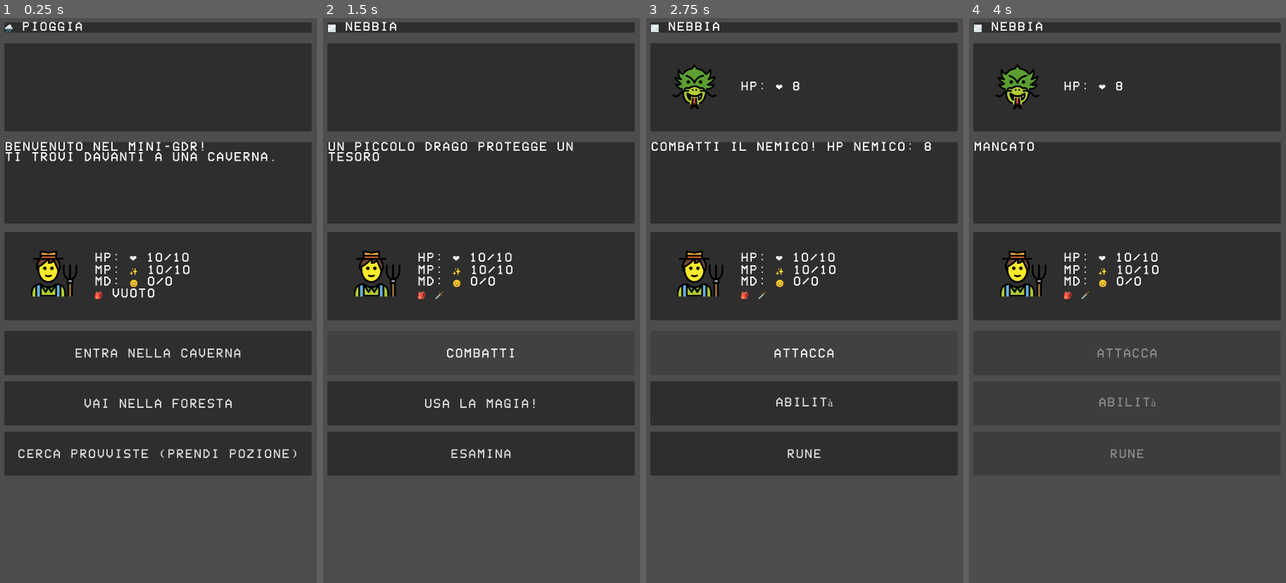
Above: before the commit, frames 1-4 (left to right).
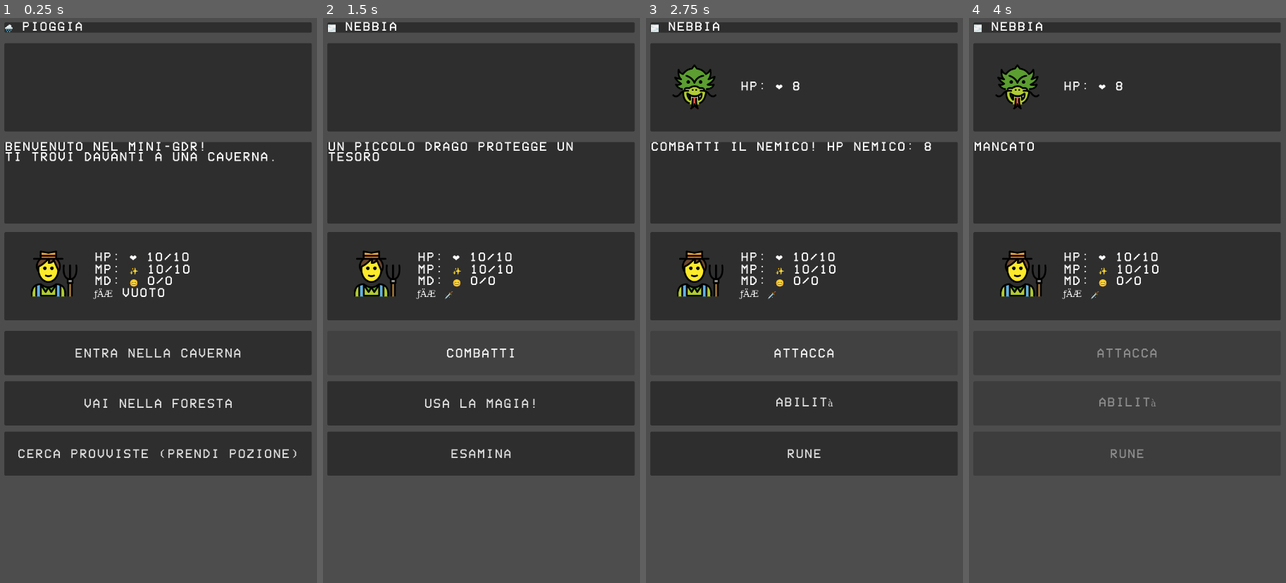
Above: after the commit, the same moments.

Repository: NinNonNan/mini-rpg
Game: Godot game, scene res://game.tscn
Same seed, same stepped clock (60 frames per second), same inputs: the game is played once before the commit and once after it.
Inputs (mouse positions are in pixels of both pictures, inside the frame that each line leads up to):
- Up to frame 1 (0.25 s): no input
- Up to frame 2 (1.5 s): click "Entra nella caverna" at 0.5 s; click "Prendi la spada" at 1.25 s
- Up to frame 3 (2.75 s): click "Combatti" at 2 s
- Up to frame 4 (4 s): click "Attacca" at 2.75 s; tap Enter (ui_accept) at 3.5, 3.77 s; move the mouse to (1197, 272) at 3.52 s; click (1197, 272) at 3.67 s

The runs differ from the first frame. In frame 1, 0.4% of the frame differs, in the area x 29-60%, y 41-50%; in frame 2, 0.3%; in frame 3, 0.3%; in frame 4, 0.3%.

Commit message:
Checkpoint: Game restored to working state (commit b80fb45) - Ready for conservative refactoring integration

Diff:
--- a/game.gd
+++ b/game.gd
@@ -44,9 +44,9 @@
 var equipment: Dictionary = {} # Mappa slot_id -> item_id
 var equipment_slots: Array[String] = ["Mano Destra", "Mano Sinistra", "Corpo", "Testa", "Accessorio"]
 
-# --- Accessori di Proprietà (Getter/Setter) ---
-# --- Compatibilità (Bridge) ---
-# Queste proprietà permettono agli altri script di usare game.health
+# --- Accessori di Propriet├á (Getter/Setter) ---
+# --- Compatibilit├á (Bridge) ---
+# Queste propriet├á permettono agli altri script di usare game.health
 # mentre noi usiamo il sistema dinamico player_energy sotto il cofano.
 var health: int:
 	get: return player_energy.get("life", 0)
@@ -75,9 +75,9 @@
 var current_victory_scene: String = ""
 var current_entity_id: String = ""
 var was_in_combat: bool = false # Aggiunto per tracciare la vittoria in combattimento
-var qte_power_multiplier: float = 0.2 # Moltiplicatore per la velocità del QTE
-
-var qte_context: String = "" # Contesto per sapere perché è stato avviato il QTE
+var qte_power_multiplier: float = 0.2 # Moltiplicatore per la velocit├á del QTE
+
+var qte_context: String = "" # Contesto per sapere perch├® ├¿ stato avviato il QTE
 signal target_clicked(target_type)
 var use_visual_health: bool = true
 var grayscale_material: ShaderMaterial
@@ -204,19 +204,19 @@
 	# ATTENZIONE: Percorso fisso in res://data/. NON MODIFICARE.
 	var definitions_json = StoryLoader.load_json_file("res://data/definitions.json")
 	if definitions_json != null:
-		# Uniamo le definizioni in story_data per mantenere la compatibilità
+		# Uniamo le definizioni in story_data per mantenere la compatibilit├á
 		story_data.merge(definitions_json, true)
 		damage_types_data = definitions_json.get("damage_types", {})
 	else:
 		push_error(tr("error_definitions_load"))
 
-	# Caricamento items separato per modularità
+	# Caricamento items separato per modularit├á
 	# ATTENZIONE: Percorso fisso in res://data/. NON MODIFICARE.
 	var items_json = StoryLoader.load_json_file("res://data/items.json")
 	if items_json != null:
 		item_data = items_json
 
-	# Carica dati entità (player e nemici) da file separato
+	# Carica dati entit├á (player e nemici) da file separato
 	var entities_json = StoryLoader.load_json_file("res://data/entities.json")
 	var player_data = {}
 
@@ -273,8 +273,8 @@
 	# Calcola la % di schivata basata sulle energie "fisiche" attuali.
 	# -------------------------------------------------------------------------
 	# MECCANICA DI SCHIVATA:
-	# La probabilità di evitare un attacco dipende dalla somma delle energie
-	# che hanno la proprietà "bonus": "evasion" definita in definitions.json.
+	# La probabilit├á di evitare un attacco dipende dalla somma delle energie
+	# che hanno la propriet├á "bonus": "evasion" definita in definitions.json.
 	# (Es. Life e Chakra).
 	#
 	# Formula: (Somma Energie Evasione Attuali) * 2%
@@ -300,7 +300,7 @@
 	var new_value = current_value + amount
 
 	if type_id == "life":
-		# La vita può scendere sotto lo 0 per mostrare il danno in eccesso
+		# La vita pu├▓ scendere sotto lo 0 per mostrare il danno in eccesso
 		# Se scende a 0 o meno, attiva il Game Over.
 		player_energy[type_id] = int(min(new_value, max_value))
 		if player_energy.get("life", 0) <= 0:
@@ -312,7 +312,7 @@
 	update_stats()
 
 func equip_item(item_id: String, slot: String):
-	# Se lo slot è occupato, rimuovi prima l'oggetto attuale
+	# Se lo slot ├¿ occupato, rimuovi prima l'oggetto attuale
 	if slot in equipment:
 		unequip_item(slot)
 
@@ -405,7 +405,7 @@
 		# Aggiungi l'inventario
 		var inv_line: String
 		if use_visual_health:
-			inv_line = "🎒 %s" % inv_str
+			inv_line = "­ƒÄÆ %s" % inv_str
 		else:
 			inv_line = "%s %s" % [tr("stats_inventory_prefix"), inv_str]
 		stats_lines.append(inv_line)
@@ -422,14 +422,14 @@
 				enemy_icon.texture = null
 		enemy_stats_box.visible = true
 
-# Funzione deprecata ma mantenuta per compatibilità interna
+# Funzione deprecata ma mantenuta per compatibilit├á interna
 func get_health_string(amount: int) -> String:
 	return get_energy_string("life", amount)
 
 # --- Gestione Scene e Scelte ---
 func show_scene(scene_name):
 	# Carica e visualizza una nuova scena dal dizionario 'story'.
-	# Rileva la sconfitta di un'entità in combattimento.
+	# Rileva la sconfitta di un'entit├á in combattimento.
 	# Se stavamo combattendo e ora passiamo alla scena di vittoria, registra la morte.
 	if was_in_combat and current_entity_id != "" and scene_name == current_victory_scene:
 		notify_entity_death(current_entity_id)
@@ -537,7 +537,7 @@
 
 func _on_spell_cast_success(spell_id, power, cost, type):
 	# FIX: Se siamo in combattimento, il CombatManager gestisce l'effetto della runa (danni, resistenze, ecc.)
-	# Interrompiamo qui per evitare che Game.gd applichi danni "puri" ignorando le immunità del nemico.
+	# Interrompiamo qui per evitare che Game.gd applichi danni "puri" ignorando le immunit├á del nemico.
 	if was_in_combat:
 		return
 
@@ -550,19 +550,19 @@
 	#
 	# REGOLE:
 	# 1. La cura non esiste come meccanica separata.
-	# 2. Se il giocatore ha affinità con un tipo di energia, la assorbe e si cura.
-	# 3. Se il giocatore NON ha affinità, l'energia viene proiettata come danno.
+	# 2. Se il giocatore ha affinit├á con un tipo di energia, la assorbe e si cura.
+	# 3. Se il giocatore NON ha affinit├á, l'energia viene proiettata come danno.
 	#
 	# QUESTA LOGICA NON DEVE ESSERE ALTERATA IN NESSUN CASO.
 	# -------------------------------------------------------------------------
 	var player_affinities = story_data.get("player", {}).get("affinity", [])
 
 	if type in player_affinities:
-		# Affinità = Cura (Assorbe l'energia)
+		# Affinit├á = Cura (Assorbe l'energia)
 		modify_player_energy("life", int(power))
 		msg = tr("spell_cast_heal") % [tr(spell_id), int(power)]
 	else:
-		# Danno al nemico (se in combattimento o se c'è un'entità attiva)
+		# Danno al nemico (se in combattimento o se c'├¿ un'entit├á attiva)
 		if combat_manager and combat_manager.current_entity_health > 0:
 			combat_manager.current_entity_health -= int(power)
 			msg = tr("spell_cast_damage") % [tr(spell_id), int(power)]
@@ -570,7 +570,7 @@
 			# Controllo vittoria immediata
 			if combat_manager.current_entity_health <= 0:
 				msg += " " + tr("combat_victory")
-				# Nota: Il CombatManager gestirà la transizione al prossimo click o update
+				# Nota: Il CombatManager gestir├á la transizione al prossimo click o update
 		else:
 			msg = tr("spell_cast_no_enemy")
 	# -------------------------------------------------------------------------
@@ -684,7 +684,7 @@
 	show_scene("start")
 
 func notify_entity_death(entity_id: String):
-	# Notifica al DeathManager che un nemico è stato sconfitto.
+	# Notifica al DeathManager che un nemico ├¿ stato sconfitto.
 	if death_manager:
 		death_manager.record_entity_death(entity_id)
 
@@ -709,7 +709,7 @@
 
 	var speed_factor: float = 1.0
 
-	# Calcola la velocità in base alla potenza del mostro (totale energia)
+	# Calcola la velocit├á in base alla potenza del mostro (totale energia)
 	if current_entity_id != "" and entity_data.has(current_entity_id):
 		var entity = entity_data[current_entity_id]
 		var total_energy = 0.0
@@ -719,7 +719,7 @@
 		if total_energy > 0:
 			speed_factor = total_energy * qte_power_multiplier
 
-	if qte: qte.start(b1, speed_factor) # Passa b1 e la velocità calcolata
+	if qte: qte.start(b1, speed_factor) # Passa b1 e la velocit├á calcolata
 
 func _on_qte_finished(value):
 	# Callback chiamata quando il QTE finisce. Calcola il risultato in base alla precisione.
@@ -745,7 +745,7 @@
 	# I pulsanti verranno riattivati dal CombatManager al prossimo turno del giocatore
 
 func enable_target_selection():
-	# Abilita la modalità di selezione bersaglio (per magie o oggetti).
+	# Abilita la modalit├á di selezione bersaglio (per magie o oggetti).
 	enable_choices()
 	text.text = tr("combat_select_target")
 
@@ -801,7 +801,7 @@
 	_create_growth_overlay()
 
 func _create_growth_overlay():
-	# Se esiste già, rimuovilo per ricrearlo pulito
+	# Se esiste gi├á, rimuovilo per ricrearlo pulito
 	if growth_overlay:
 		growth_overlay.queue_free()
 
@@ -830,7 +830,7 @@
 	title_label.horizontal_alignment = HORIZONTAL_ALIGNMENT_CENTER
 	# Applica font e dimensione personalizzati
 	title_label.add_theme_font_override("font", custom_font)
-	title_label.add_theme_font_size_override("font_size", font_size + 4) # Titolo leggermente più grande per gerarchia visiva
+	title_label.add_theme_font_size_override("font_size", font_size + 4) # Titolo leggermente pi├╣ grande per gerarchia visiva
 	vbox.add_child(title_label)
 
 	# 4. Lista Statistiche
@@ -854,7 +854,7 @@
 
 		# Bottone Meno
 		var btn_minus = Button.new()
-		btn_minus.text = "➖" # Sostituisce il testo con un'emoji
+		btn_minus.text = "Ô×û" # Sostituisce il testo con un'emoji
 		btn_minus.custom_minimum_size = Vector2(40, 40)
 		# Applica font e dimensione personalizzati
 		btn_minus.add_theme_font_override("font", custom_font)
@@ -889,9 +889,9 @@
 		lbl_val.add_theme_font_size_override("font_size", font_size)
 		row.add_child(lbl_val)
 
-		# Bottone Più
+		# Bottone Pi├╣
 		var btn_plus = Button.new()
-		btn_plus.text = "➕" # Sostituisce il testo con un'emoji
+		btn_plus.text = "Ô×ò" # Sostituisce il testo con un'emoji
 		btn_plus.custom_minimum_size = Vector2(40, 40)
 		btn_plus.add_theme_font_override("font", custom_font)
 		btn_plus.add_theme_font_size_override("font_size", font_size)
